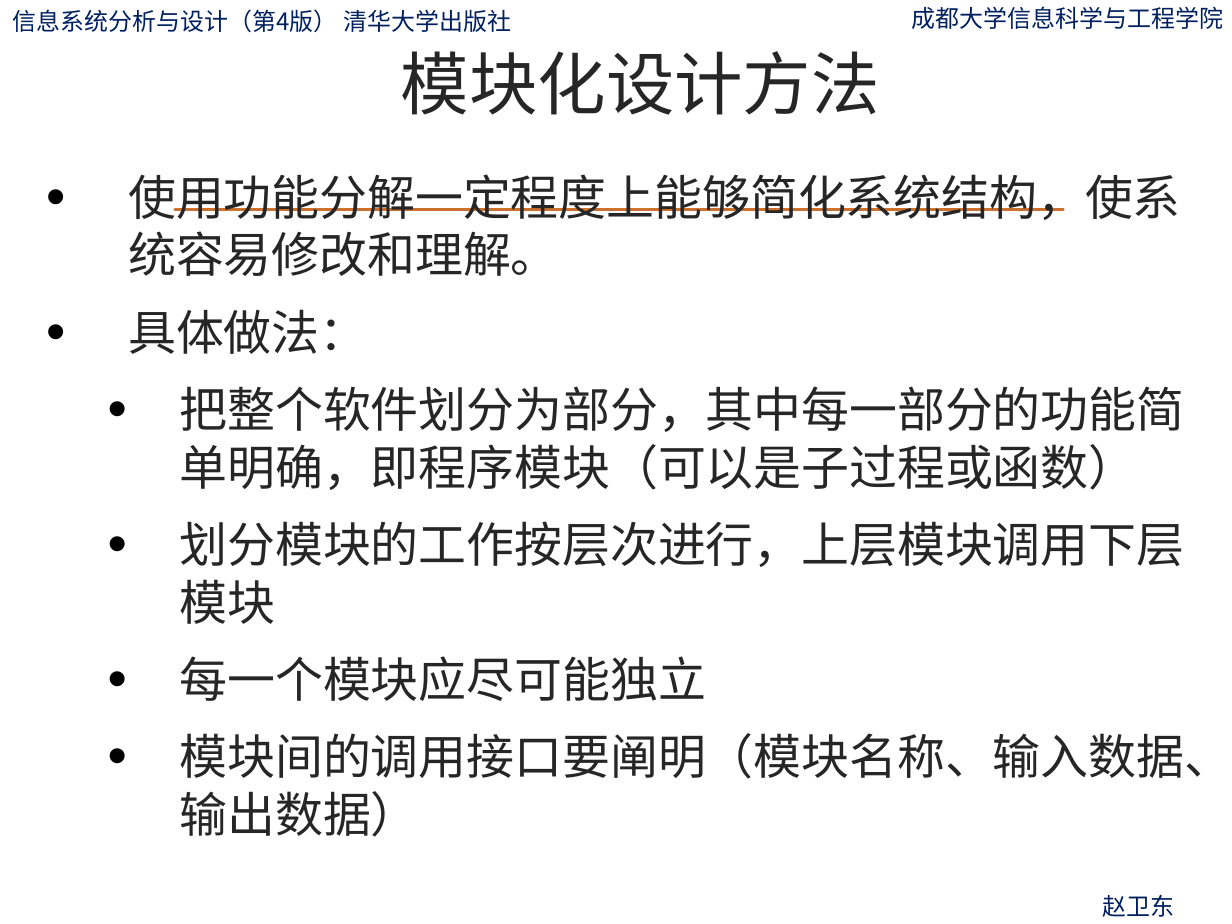
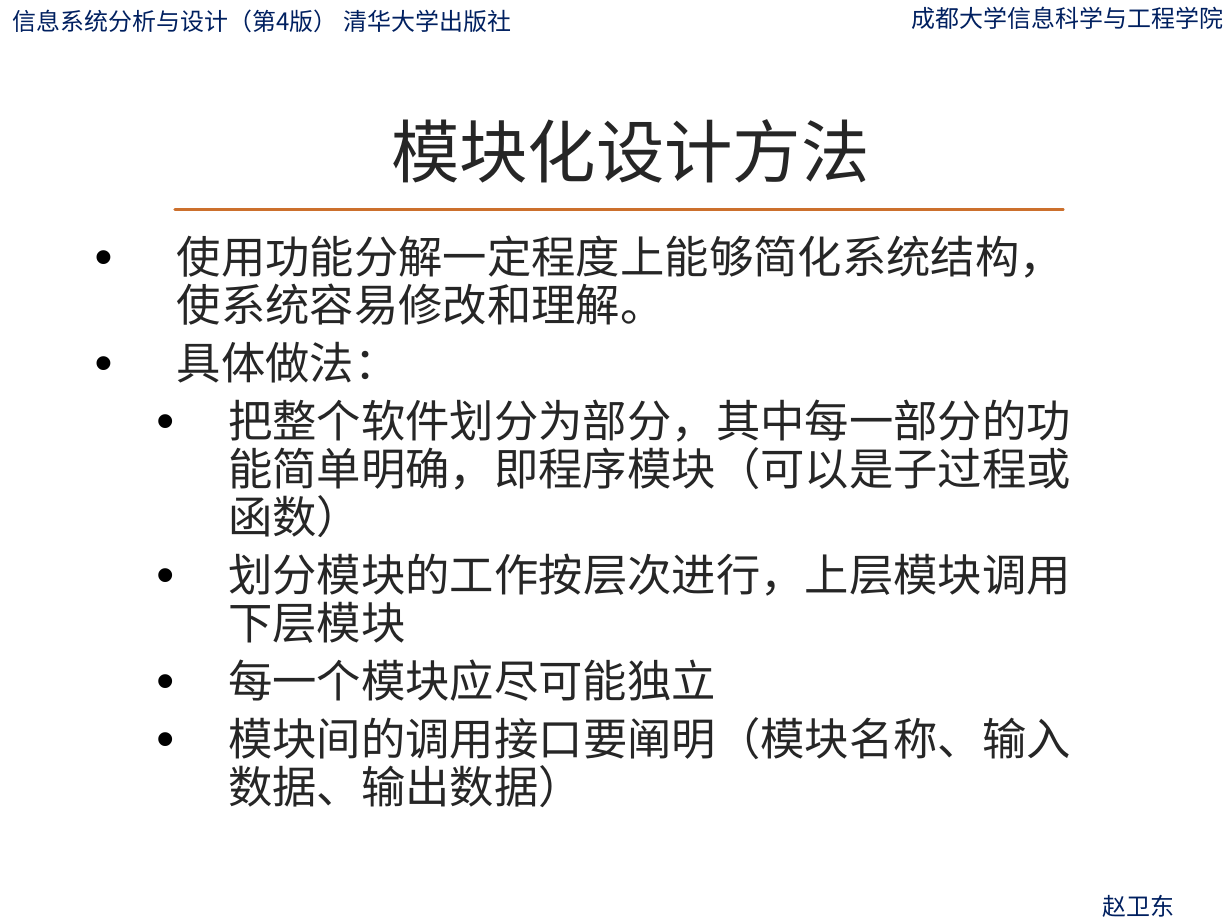
Before and after one commit to ylfagh/is_analysis-1, a slide deck: slide 46 of ppt/第10章-系统总体设计.pptx. Drawn at 1232x924 pixels with LibreOffice and Linux fonts; fonts in the diff are those of the drawing; background and template pictures are left out. Boxes give left, top, right and bottom in pixels: in the first picture for what was removed or moved away, otherwise in the second. Text is boxed around its words. In the diff, an @@ line names an element or a change of style, - is before the commit and + after.

```diff
--- a/ppt/第10章-系统总体设计.pptx
+++ b/ppt/第10章-系统总体设计.pptx
@@ title "模块化设计方法": place and size @@
-title "模块化设计方法" at (401,51,880,115)
+title "模块化设计方法" at (391,119,870,183)
@@ text "使用功能分解一定程度上能够简化系统结构，使系统容易修改和理解。": place and size @@
-text "使用功能分解一定程度上能够简化系统结构，使系统容易修改和理解。" at (128,174,1232,837)
+text "使用功能分解一定程度上能够简化系统结构，使系统容易修改和理解。" at (177,235,1071,807)
@@ text "使用功能分解一定程度上能够简化系统结构，使系统容易修改和理解。" at (177,235,1071,807): size 28 to 25.9 pt; line spacing 1 to 0.9; less space between paragraphs @@
```
Also in this commit, not shown: 188 other slides changed, 1 slide added.
